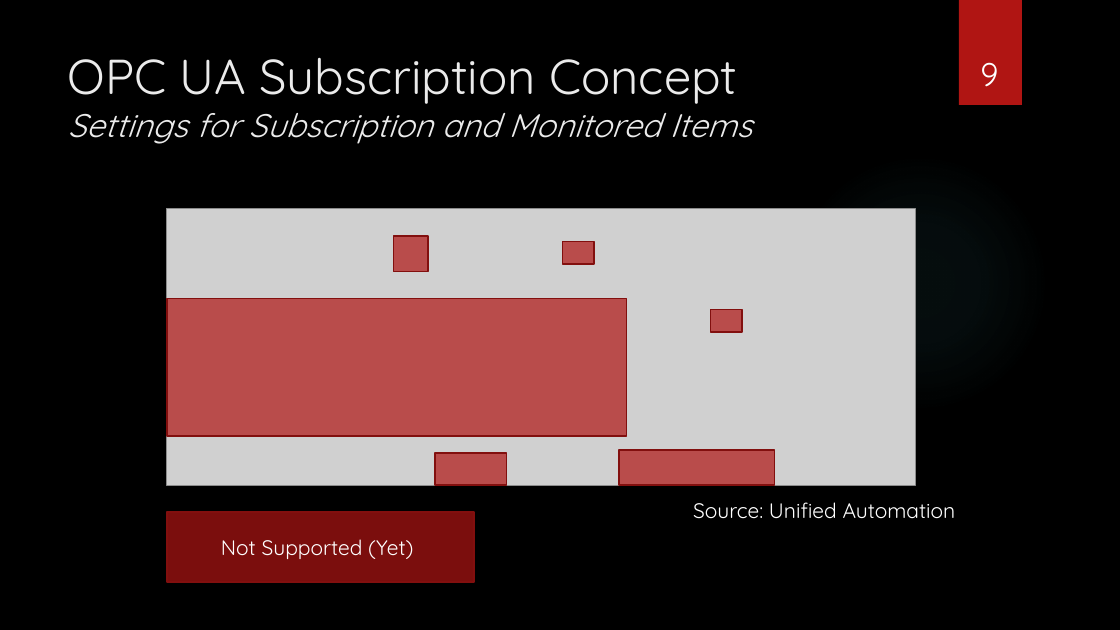
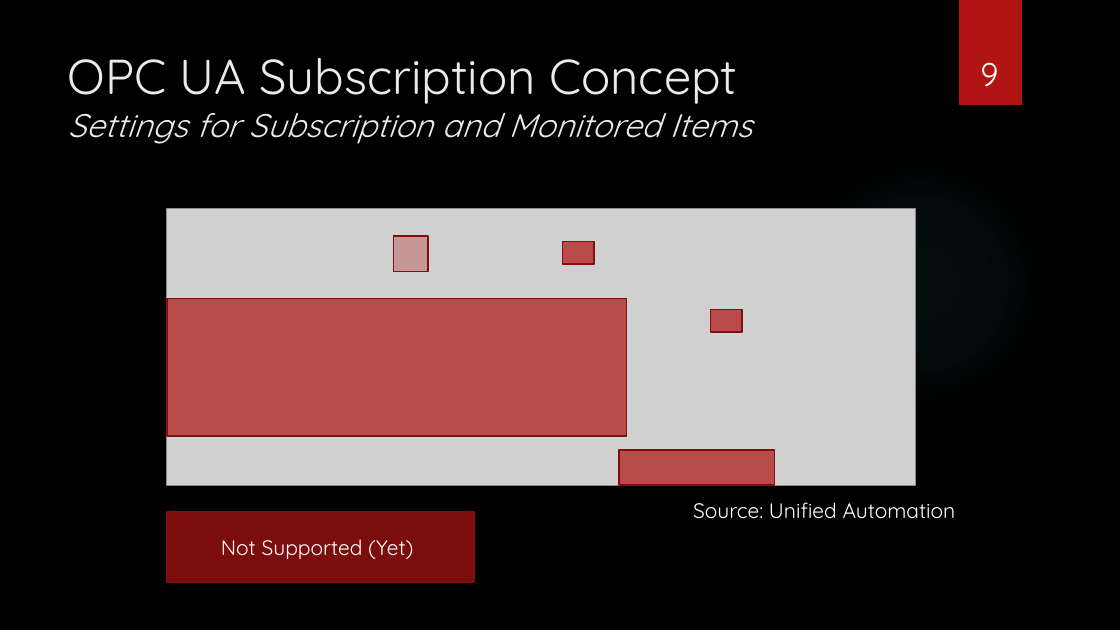
Before and after one commit to epics-training/opcua-support, a slide deck: slide 9 of presentations/OPC UA Device Support.pptx. Drawn at 1120x630 pixels with LibreOffice and Linux fonts; fonts in the diff are those of the drawing; grey boxes stand for pictures; background and template pictures are left out. Boxes give left, top, right and bottom in pixels: in the first picture for what was removed or moved away, otherwise in the second. Text is boxed around its words. In the diff, an @@ line names an element or a change of style, - is before the commit and + after.

```diff
--- a/presentations/OPC UA Device Support.pptx
+++ b/presentations/OPC UA Device Support.pptx
@@ rectangle at [393,236,428,271]: fill #B01513 at 70% opacity to #B01513 at 30% opacity @@
@@ rectangle removed at [435,454,507,486] @@
```
Also in this commit, not shown: 8 other slides changed, 1 slide added, 1 other file.
